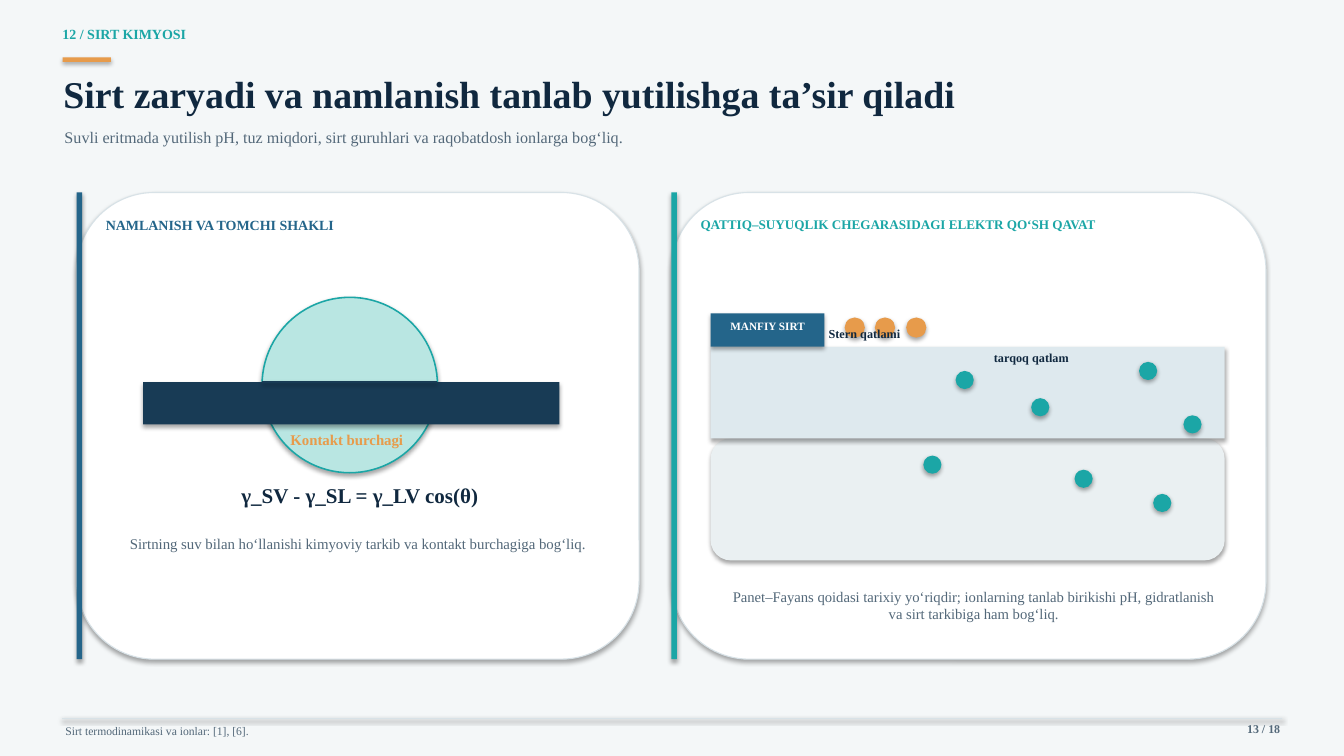
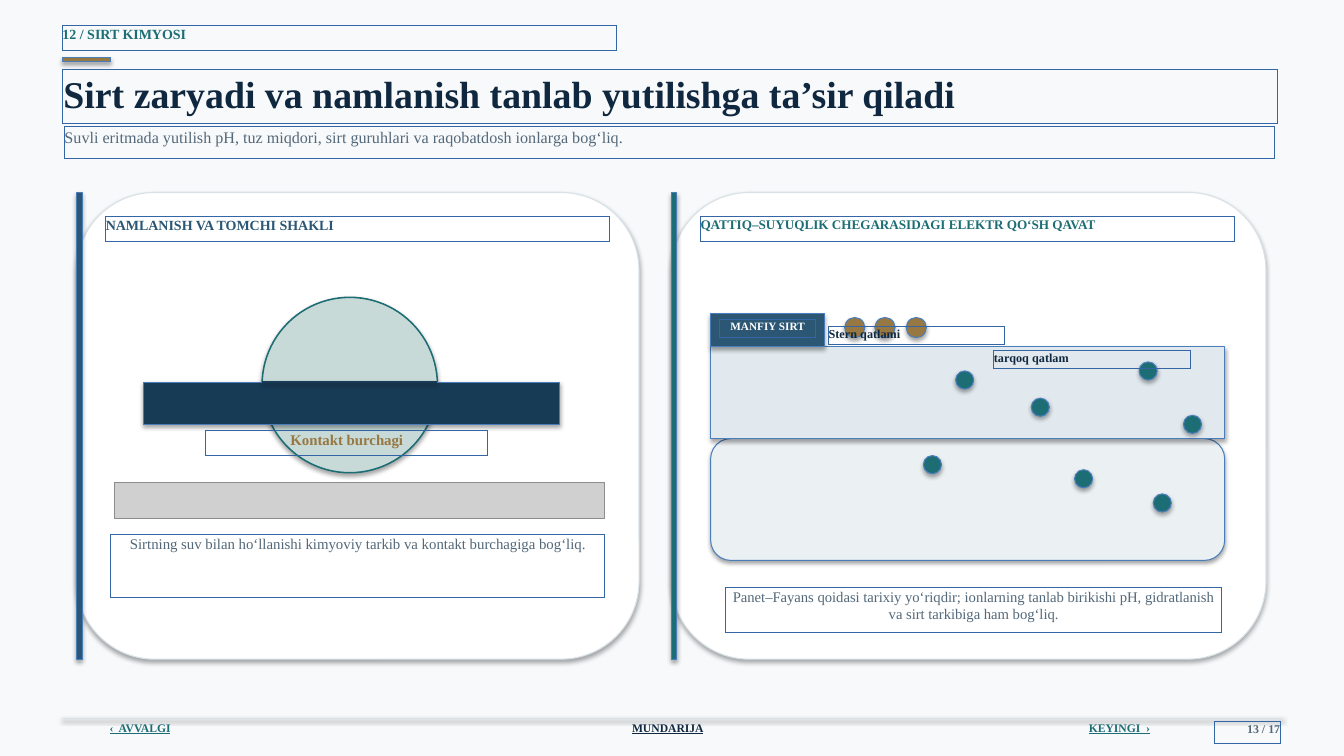
Before and after one commit to jabborovd18-collab/taqdimot-fayllari, a slide deck: slide 13 of sirt_hodisalari_adsorbsiya_ilmi.pptx. Drawn at 1344x756 pixels with LibreOffice and Linux fonts; fonts in the diff are those of the drawing; grey boxes stand for pictures; background and template pictures are left out. Boxes give left, top, right and bottom in pixels: in the first picture for what was removed or moved away, otherwise in the second. Text is boxed around its words. In the diff, an @@ line names an element or a change of style, - is before the commit and + after.

```diff
--- a/sirt_hodisalari_adsorbsiya_ilmi.pptx
+++ b/sirt_hodisalari_adsorbsiya_ilmi.pptx
@@ background #F4F7F8 to picture (left out) @@
@@ text "12 / SIRT KIMYOSI" at [62, 28, 187, 43]: text colour #1BA6A6 to #1D6D75 @@
@@ rectangle at [77, 193, 83, 659]: fill #24658A to #2B5674 @@
@@ text "NAMLANISH VA TOMCHI SHAKLI" at [106, 220, 334, 230]: text colour #24658A to #2B5674 @@
@@ text "QATTIQ–SUYUQLIK CHEGARASIDAGI ELEKTR QO‘SH QAVAT" at [701, 220, 1095, 231]: text colour #1BA6A6 to #1D6D75 @@
@@ ellipse at [262, 297, 438, 473]: fill #B9E6E2 to #C7DAD7; outline #1BA6A6 1.1 pt to #1D6D75 1.1 pt @@
@@ rectangle at [711, 314, 825, 347]: fill #24658A to #2B5674 @@
@@ fill #E79B4B to #977742 in 4 elements at [63, 57, 111, 62], [845, 318, 865, 338], [875, 318, 895, 338], [906, 318, 927, 338] @@
@@ rectangle at [711, 347, 1225, 439]: fill #DEE9EE to #E1E9EE @@
@@ text "Kontakt burchagi" at [290, 434, 403, 448]: text colour #E79B4B to #977742 @@
@@ rounded rectangle at [711, 439, 1225, 561]: fill #EAF0F2 to #EBF0F3 @@
@@ picture added at [115, 483, 605, 518] @@
@@ text removed at [241, 488, 478, 508] @@
-γ_SV - γ_SL = γ_LV cos(θ)
@@ fill #1BA6A6 to #1D6D75 in 8 elements at [671, 193, 678, 659], [956, 371, 974, 389], [1031, 398, 1050, 416], [1139, 362, 1157, 380], [1184, 415, 1202, 434], [924, 456, 942, 474], [1075, 470, 1093, 488], [1153, 494, 1172, 512] @@
@@ text removed at [65, 727, 248, 737] @@
-Sirt termodinamikasi va ionlar: [1], [6].
@@ text added at [119, 724, 171, 734], 8.3 pt, text #1D6D75, bold, underline @@
+‹ AVVALGI
@@ text added at [632, 724, 704, 734], 8.3 pt, text #10283F, bold, underline @@
+MUNDARIJA
@@ text added at [1089, 724, 1141, 734], 8.3 pt, text #1D6D75, bold, underline @@
+KEYINGI ›
@@ text at [1247, 725, 1280, 733]: text changed @@
-13 / 18
+13 / 17
```
Also in this commit, not shown: 16 other slides changed, 1 slide removed.
